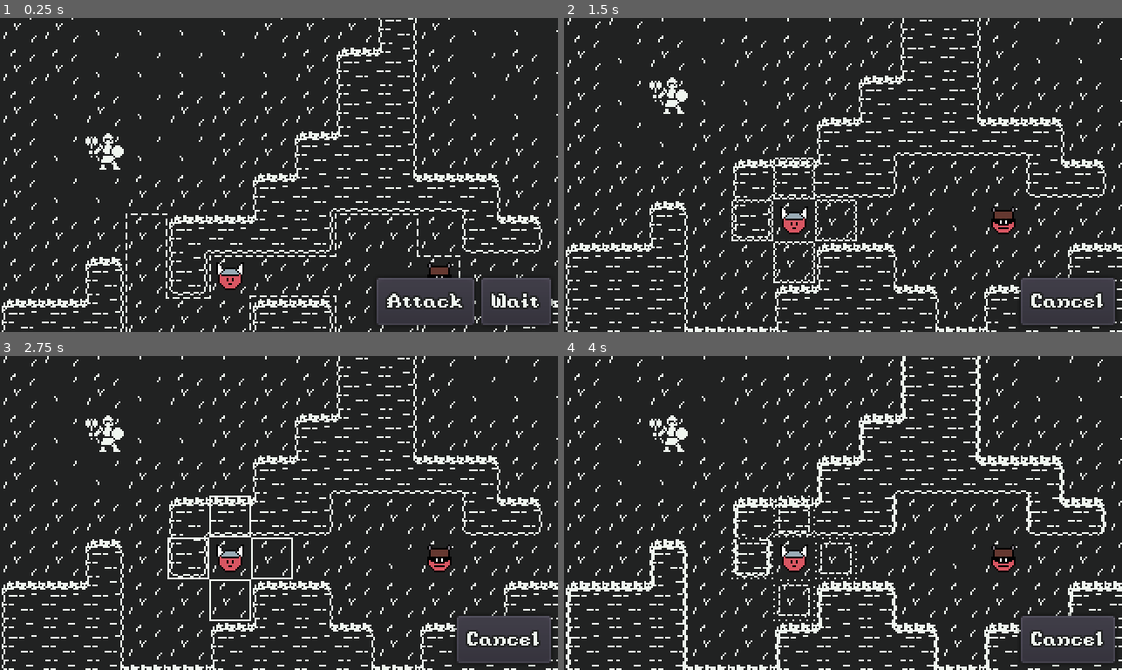
Above: before the commit, frames 1-4 (two rows, left to right).
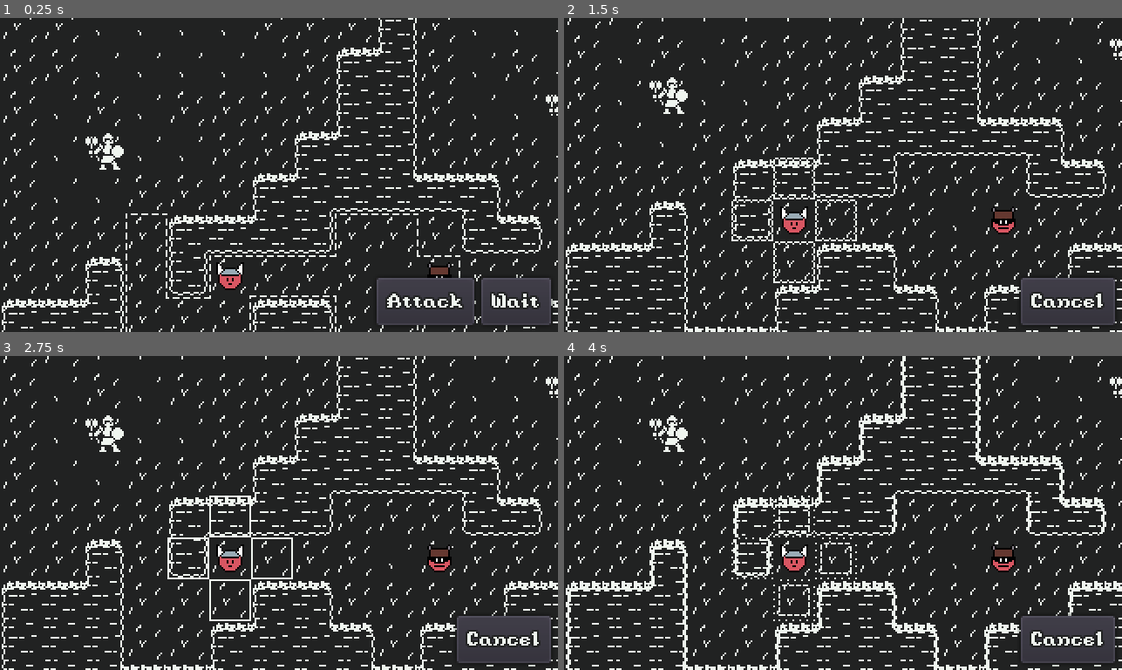
Above: after the commit, the same moments.

Repository: AaronWizard/LegendsOfMajesticSteel
Game: Godot game, scene res://src/game/Game.tscn
Same seed, same stepped clock (60 frames per second), same inputs: the game is played once before the commit and once after it.
Inputs (mouse positions are in pixels of both pictures, inside the frame that each line leads up to):
- Up to frame 1 (0.25 s): no input
- Up to frame 2 (1.5 s): click "Attack" at 0.5 s; move the mouse to (965, 159) at 1.27 s; click (965, 159) at 1.42 s
- Up to frame 3 (2.75 s): drag from (167, 528) to (251, 575) at 2.02 s
- Up to frame 4 (4 s): move the mouse to (898, 443) at 2.77 s; click (898, 443) at 2.92 s; drag from (815, 575) to (675, 465) at 3.52 s

The runs differ from the first frame. In frame 1, less than 0.1% of the frame differs, in the area x 97-100%, y 24-32%; in frame 2, less than 0.1%; in frame 3, less than 0.1%; in frame 4, less than 0.1%.

Commit message:
New archer sprite and actor

Diff:
--- /dev/null
+++ b/src/actors/actors/Archer.tscn
@@ -0,0 +1,13 @@
+[gd_scene load_steps=4 format=2]
+
+[ext_resource path="res://src/actors/Actor.tscn" type="PackedScene" id=1]
+[ext_resource path="res://assets/graphics/actors/archer.png" type="Texture" id=2]
+[ext_resource path="res://src/ai/AI.gd" type="Script" id=3]
+
+[node name="Archer" instance=ExtResource( 1 )]
+
+[node name="Sprite" parent="Center/Offset" index="0"]
+texture = ExtResource( 2 )
+
+[node name="AI" type="Node" parent="." index="5"]
+script = ExtResource( 3 )
--- a/src/maps/maps/Map00.tscn
+++ b/src/maps/maps/Map00.tscn
@@ -6,6 +6,7 @@
 [ext_resource path="res://src/actors/actors/WarriorPrincess.tscn" type="PackedScene" id=4]
 [ext_resource path="res://src/actors/actors/Fighter.tscn" type="PackedScene" id=5]
 [ext_resource path="res://src/maps/tiles/TilePropertiesSet.tscn" type="PackedScene" id=6]
+[ext_resource path="res://src/actors/actors/Archer.tscn" type="PackedScene" id=7]
 
 [node name="Map00" instance=ExtResource( 1 )]
 tile_properties_set = ExtResource( 6 )
@@ -21,7 +22,7 @@
 position = Vector2( 240, 288 )
 
 [node name="Fighter" parent="Ground" index="2" instance=ExtResource( 5 )]
-position = Vector2( 96, 96 )
+position = Vector2( 120, 120 )
 
 [node name="Fighter2" parent="Ground" index="3" instance=ExtResource( 5 )]
 position = Vector2( 48, 216 )
@@ -30,4 +31,10 @@
 position = Vector2( 264, 96 )
 
 [node name="Fighter4" parent="Ground" index="5" instance=ExtResource( 5 )]
-position = Vector2( 336, 192 )
+position = Vector2( 312, 192 )
+
+[node name="Archer" parent="Ground" index="6" instance=ExtResource( 7 )]
+position = Vector2( 48, 120 )
+
+[node name="Archer2" parent="Ground" index="7" instance=ExtResource( 7 )]
+position = Vector2( 312, 96 )
Binary file changed: assets/graphics/actors/archer.png
Binary file changed: raw/actors/archer.aseprite
Not shown: 1 places in src/maps/maps/Map00.tscn that only renumber resources
